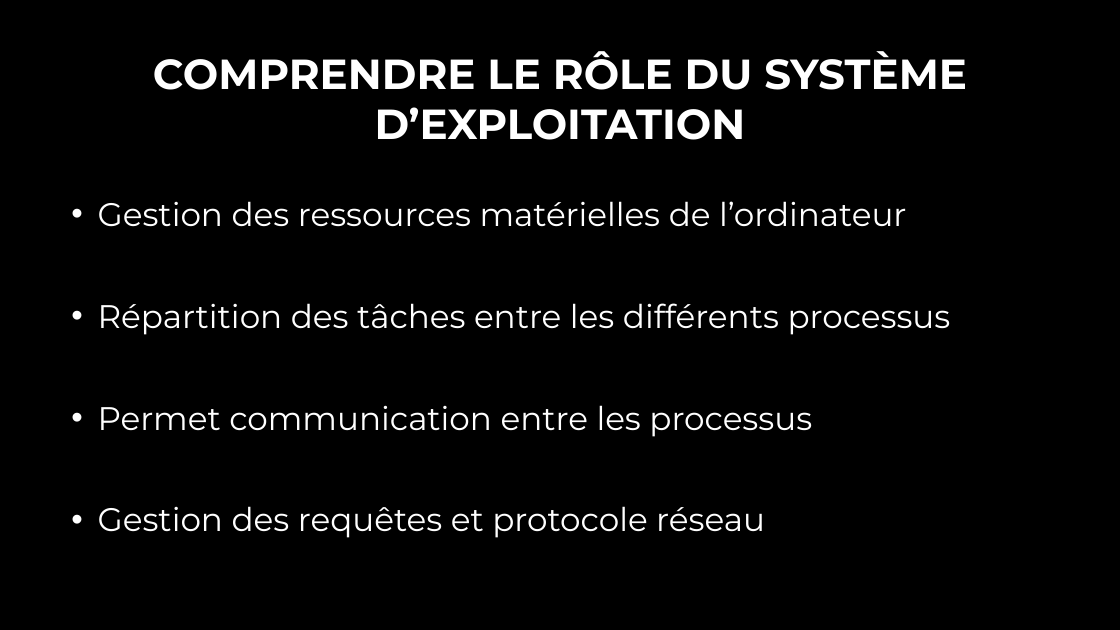
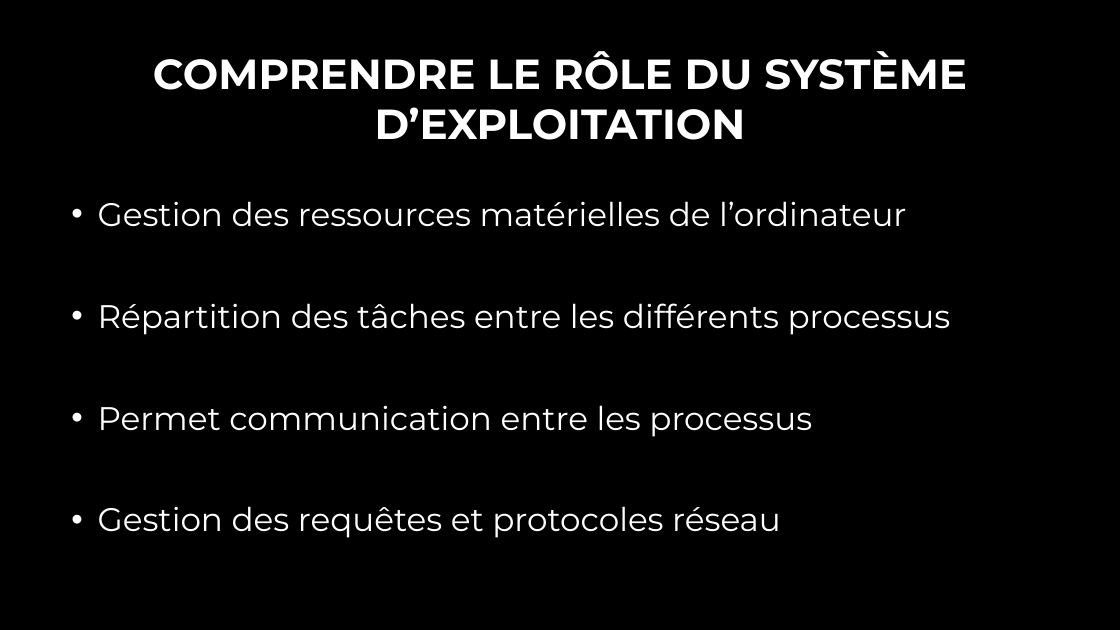
Before and after one commit to Joskoo/Linux_Architecture, a slide deck: slide 6 of Comprendre le noyau Linux.pptx. Drawn at 1120x630 pixels with LibreOffice and Linux fonts; fonts in the diff are those of the drawing; background and template pictures are left out. Boxes give left, top, right and bottom in pixels: in the first picture for what was removed or moved away, otherwise in the second. Text is boxed around its words. In the diff, an @@ line names an element or a change of style, - is before the commit and + after.

Commit message:
ok

```diff
--- a/Comprendre le noyau Linux.pptx
+++ b/Comprendre le noyau Linux.pptx
@@ text at box(98, 506, 781, 538): text changed @@
-• Gestion des requêtes et protocole réseau
+• Gestion des requêtes et protocoles réseau
```
Also in this commit, not shown: 4 other slides changed.
